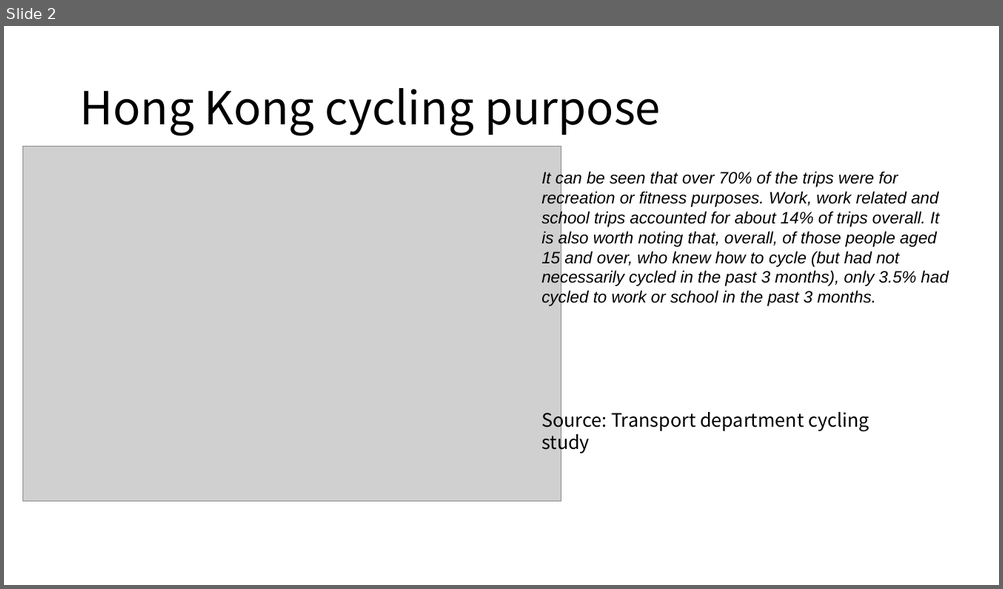
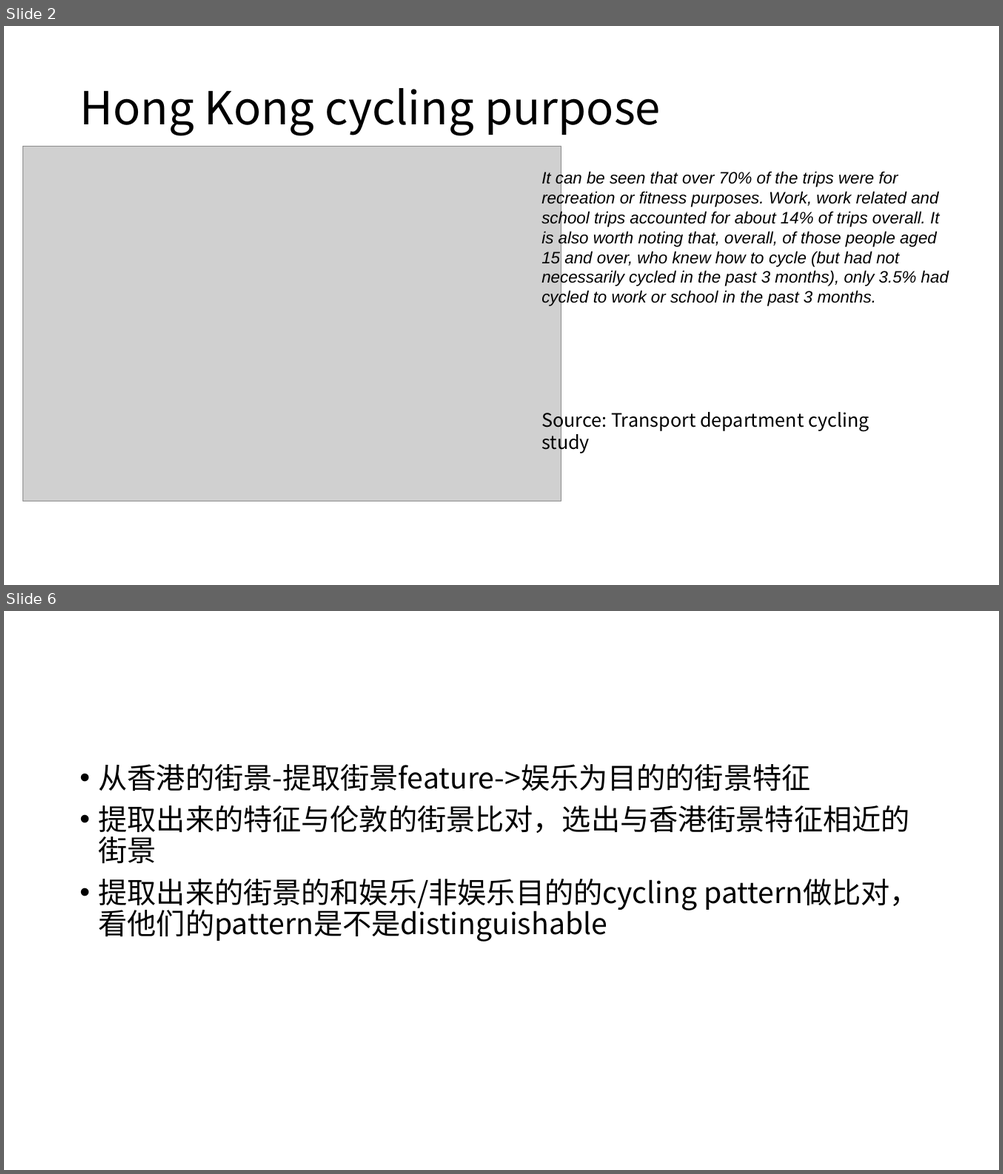
Before and after one commit to CeHouGIS/bike-motivation-difference, a slide deck: slides/演示文稿2.pptx. Shown one above the other, each under a label of ours: slide 2 before the commit, slides 2 and 6 after it; the slides between them are not shown. The pictures are 1003x589 and 1003x1174 pixels, drawn with LibreOffice and Linux fonts; fonts in the diff are those of the drawing; grey boxes stand for pictures. Boxes give left, top, right and bottom in pixels: in the first picture for what was removed or moved away, otherwise in the second. Text is boxed around its words. In the diff, an @@ line names an element or a change of style, - is before the commit and + after.

```diff
--- a/slides/演示文稿2.pptx
+++ b/slides/演示文稿2.pptx
@@ slide 6 added at [4, 611, 999, 1170], background #FFFFFF @@
@@ text added at [99, 764, 919, 942], 28 pt, text #000000 @@
+• 从香港的街景-提取街景feature->娱乐为目的的街景特征
+• 提取出来的特征与伦敦的街景比对，选出与香港街景特征相近的街景
+• 提取出来的街景的和娱乐/非娱乐目的的cycling pattern做比对，看他们的pattern是不是distinguishable
```
Also in this commit, not shown: 4 other slides added, 1 other file.
